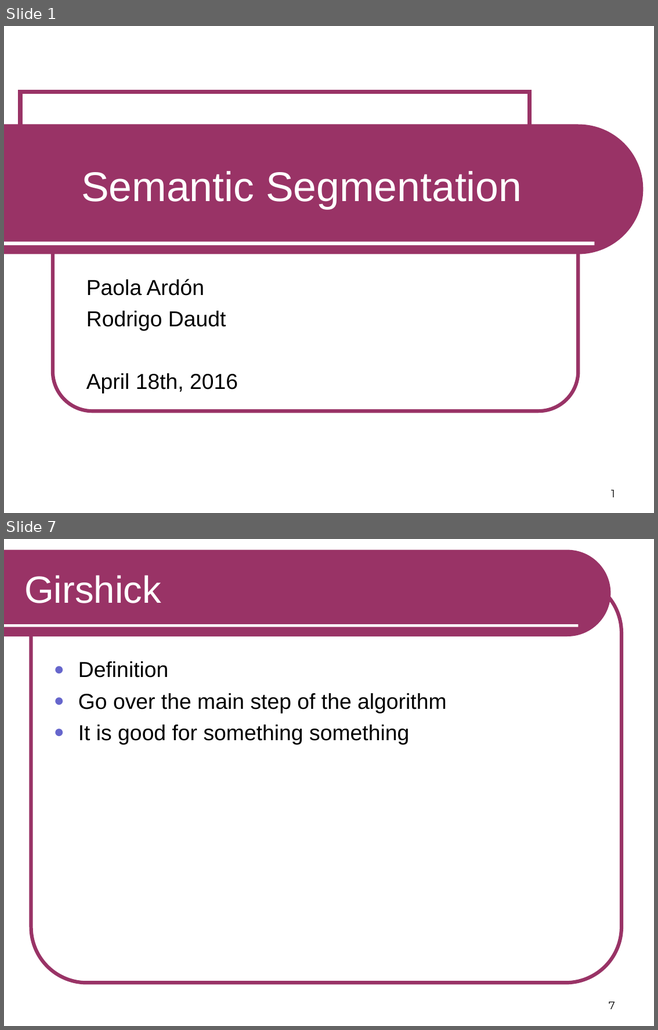
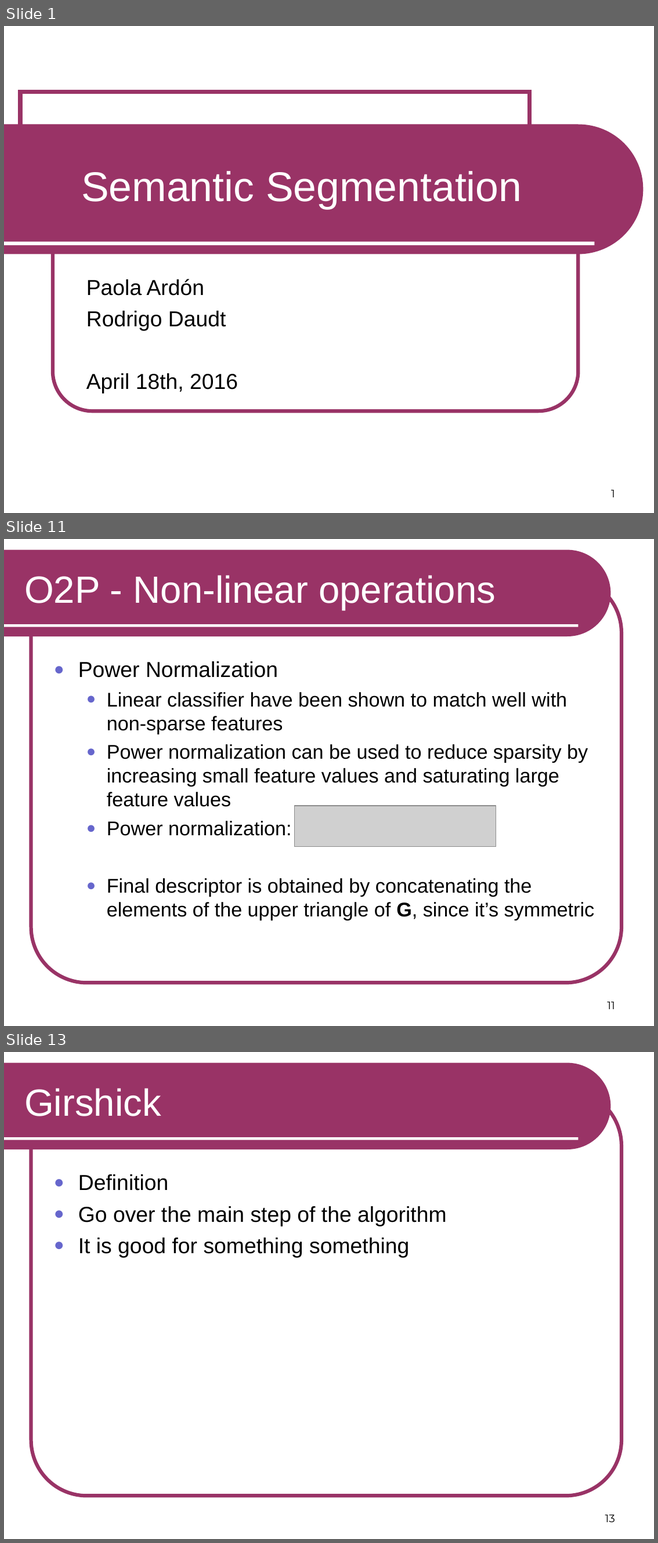
Before and after one commit to RSIP/SSI-SemanticSegmentation, a slide deck: template_slides.ppt. Shown one above the other, each under a label of ours: slides 1 and 7 before the commit, slides 1, 11 and 13 after it; the slides between them are not shown. The pictures are 658x1030 and 658x1543 pixels, drawn with LibreOffice and Linux fonts; fonts in the diff are those of the drawing; grey boxes stand for pictures. Boxes give left, top, right and bottom in pixels: in the first picture for what was removed or moved away, otherwise in the second. Text is boxed around its words. In the diff, an @@ line names an element or a change of style, - is before the commit and + after.

```diff
--- a/template_slides.ppt
+++ b/template_slides.ppt
@@ slide 11 added at box(4, 539, 654, 1026), background #FFFFFF; not listed: 3 template elements that a slide beside it also shows @@
@@ title added at box(24, 575, 495, 610), 42 pt, text #FFFFFF @@
+O2P - Non-linear operations
@@ text added at box(78, 661, 594, 921), 22 pt, text #000000 @@
+● Power Normalization
+  ● Linear classifier have been shown to match well with non-sparse features
+  ● Power normalization can be used to reduce sparsity by increasing small feature values and saturating large feature values
+  ● Power normalization:
+  ● Final descriptor is obtained by concatenating the elements of the upper triangle of G, since it’s symmetric
@@ picture added at box(295, 806, 496, 847) @@
@@ page number added at box(607, 1002, 614, 1009), 12 pt, text #000000 @@
+11
@@ what was slide 7 is now slide 13 @@
@@ page number at box(605, 1515, 615, 1522): text changed @@
-7
+13
```
Also in this commit, not shown: 4 slides changed, 8 other slides added, 3 slides removed.
